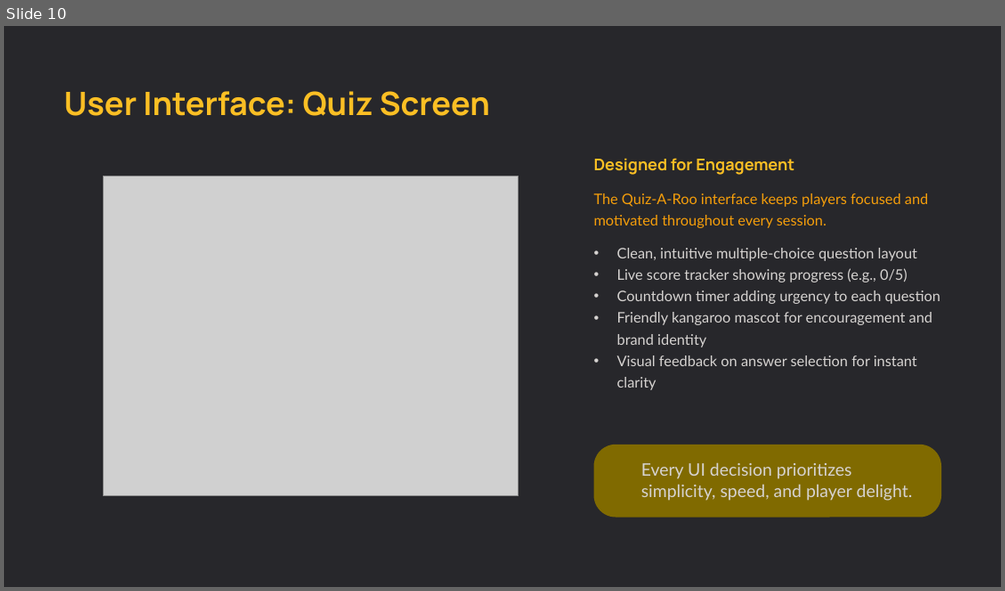
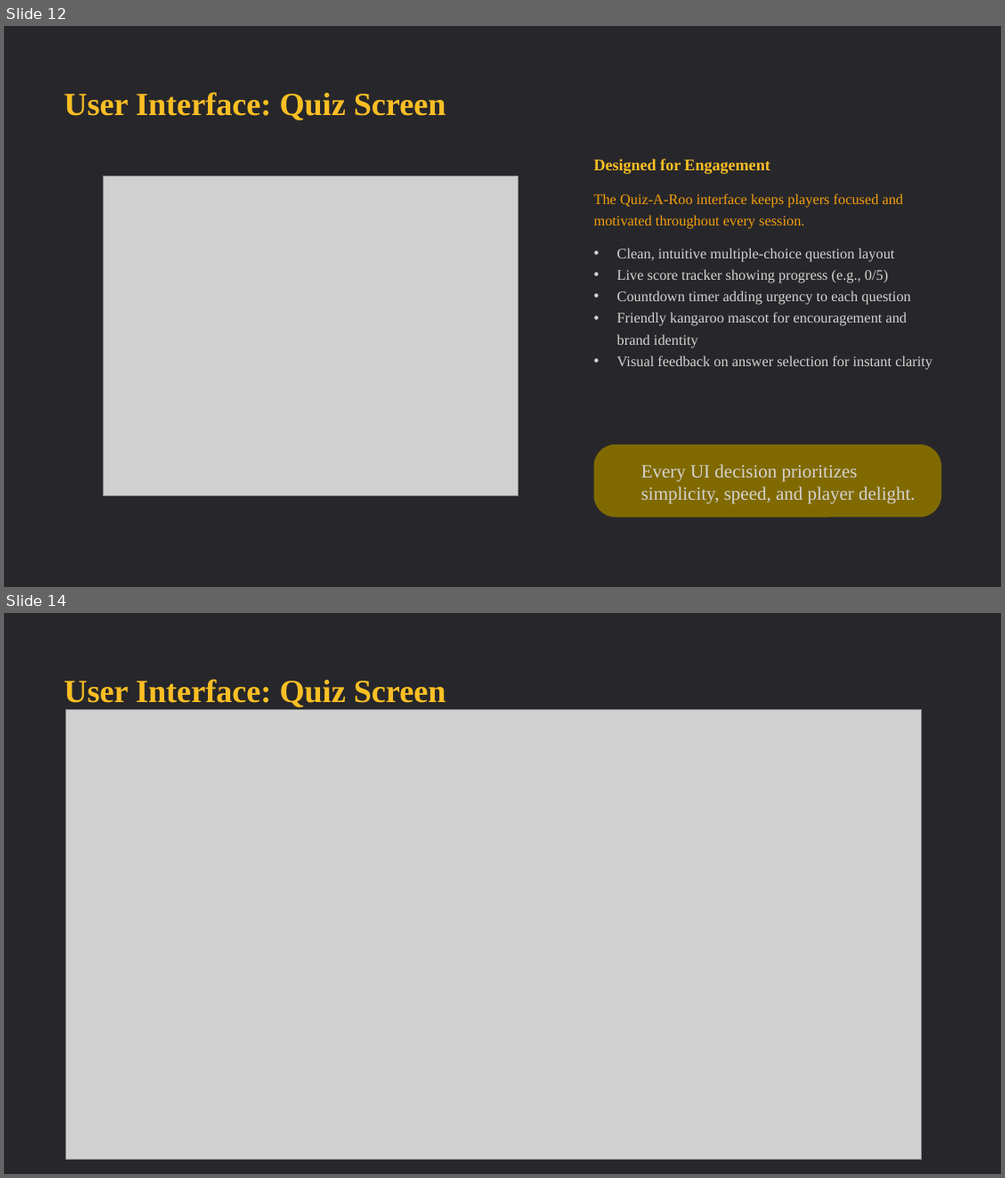
Before and after one commit to sameersyed17058-collab/Quiz-A-Roo, a slide deck: Quiz-A-Roo (1)-project-aligned.pptx. Shown one above the other, each under a label of ours: slide 10 before the commit, slides 12 and 14 after it; the slides between them are not shown. The pictures are 1005x591 and 1005x1178 pixels, drawn with LibreOffice and Linux fonts; fonts in the diff are those of the drawing; grey boxes stand for pictures; background and template pictures are left out. Boxes give left, top, right and bottom in pixels: in the first picture for what was removed or moved away, otherwise in the second. Text is boxed around its words. In the diff, an @@ line names an element or a change of style, - is before the commit and + after.

```diff
--- a/Quiz-A-Roo (1)-project-aligned.pptx
+++ b/Quiz-A-Roo (1)-project-aligned.pptx
@@ slide 14 added at [4,613,1001,1174], background #000000; not listed: 1 template element that a slide beside it also shows @@
@@ text added at [64,679,446,707], 31 pt, text #FBBF24, bold @@
+User Interface: Quiz Screen
@@ picture added at [66,709,922,1159] @@
@@ what was slide 10 is now slide 12 @@
@@ slide 12 changed as well @@
@@ text "User Interface: Quiz Screen" at [64,92,446,120]: font Manrope to Times New Roman @@
@@ text "Designed for Engagement" at [594,159,769,174]: font Manrope to Times New Roman @@
@@ text "The Quiz-A-Roo interface keeps players ..." at [594,193,904,229]: font Lato to Times New Roman @@
@@ text "Clean, intuitive multiple-choice question layout" at [617,248,932,370]: font Lato to Times New Roman @@
@@ text "Every UI decision prioritizes simplicity, ..." at [641,464,915,504]: size 16.6 to 18 pt, font Lato to Times New Roman @@
```
Also in this commit, not shown: 12 other slides changed, 4 other slides added, 4 other files.
